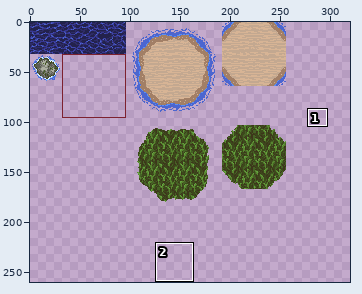
Two states of a sprite sheet, spritesheet.png. The picture above shows the old version from afar; the outline marks the close-up.
Close-up. Old version:
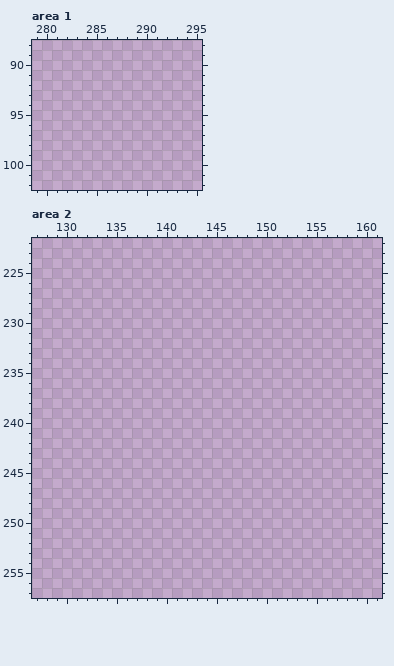
The file is 320x320 pixels. Colours within 5 levels of each other are drawn and written as one. Shown: area 1: x 279..295, y 88..102; area 2: x 127..161, y 222..257. The wide view leaves out empty margins. The commit also changed other parts of the picture, which this record leaves out.
Palette (. is transparent): 
Once edited:
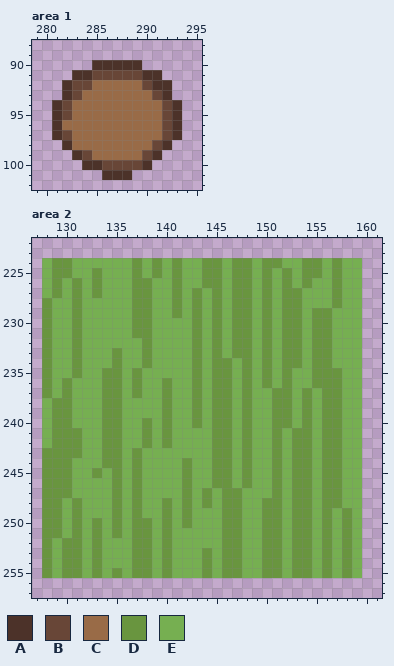
Colours new in this view: A #4c3229  B #684637  C #996b47  D #69953f  E #76af51
Change:
Area 1:
y 90: x 285..289 ..... -> AAAAA
y 91: x 283..291 ......... -> AABBBBBAA
y 92: x 282..292 ........... -> ABBCCCCCBAA
y 93: x 282..292 ........... -> ABCCCCCCCBA
y 94..95: x 281..293 ............. -> ABCCCCCCCCCBA
y 96: x 281..293 ............. -> ACCCCCCCCCCBA
y 97: x 281..293 ............. -> ABCCCCCCCCCBA
y 98: x 282..292 ........... -> ACCCCCCCCBA
y 99: x 283..291 ......... -> ABCCCCCBA
y 100: x 284..290 ....... -> AABBBBA
y 101: x 286..288 ... -> AAA
Area 2:
y 224: x 128..159 ................................ -> EDDEEEEEEDEDEDEEDDEDDEDDEEDDEDEE
y 225: x 128..159 ................................ -> EDDEEDEEEDEDEDEEDDEDDEDEDEDDEDEE
y 226: x 128..159 ................................ -> EDEDEDEEEDDEEDEEDDEDDEDEDEDEEDEE
y 227: x 128..159 ................................ -> EDEDEDEEEDDEEDEDEDEDDEDEDDEEEDEE
y 228: x 128..159 ................................ -> DEEDEEEEEDDEEDEDEDEDDEDEDDEEEDEE
y 229: x 128..159 ................................ -> DEEDEEEEEDDEEDEDEDEDDEDEDDEDDEEE
y 230..231: x 128..159 ................................ -> DEEDEEEEEDDEEEEDEDEDDEDEDDEDDEEE
y 232: x 128..159 ................................ -> DEEDEEEEEEDEEEEDEDEDDEDEDDEDDEEE
y 233: x 128..159 ................................ -> DEEDEEEDEEDEEEEDEDEDDEDEDDEDDEEE
y 234: x 128..159 ................................ -> DEEDEEEDEEDEEEEDEDDEDEDEDDEDDEEE
y 235: x 128..159 ................................ -> DEEDEEDDEDEEEEEDEDDEDEDEDEEDDDEE
y 236: x 128..159 ................................ -> DEDEEEDDEDEEDEEDEDDEDEDEDEEDDDEE
y 237: x 128..159 ................................ -> DEDEEEDDEDEEDEEDEDDEDEEDDEDEDDEE
y 238..239: x 128..159 ................................ -> EDDEEEDDEEEEDEEDEDDEDEEDDEDEDDEE
y 240: x 128..159 ................................ -> EDDEEEDDEEDEDEEDEDDEDEEDDEDEDDEE
y 241..242: x 128..159 ................................ -> EDDDEEDDEEDEDEEEEDDEDEEDEDDEDDEE
y 243: x 128..159 ................................ -> DDDDEEDDEDEEEEEEEDDEDEEDEDDEDDEE
y 244: x 128..159 ................................ -> DDDEEEDDEDEEEEDEEDDEDEEDEDDEDDEE
y 245: x 128..159 ................................ -> DDDEEDEDEDEEEEDEEDDEDEEDEDDEDDEE
y 246: x 128..159 ................................ -> DDDEEEEDEDEEEEDEEDDEDEEDEDDEDDEE
y 247: x 128..159 ................................ -> DDDEEEEDEDEEEEDEDEDDEEEDEDDEDDEE
y 248: x 128..159 ................................ -> DDEDEEEDEDEEDEDEDEDDEEDDEDDEDDEE
y 249: x 128..159 ................................ -> DDEDEEEDEDEEDEDEEEDDEEDDEDDEDEDE
y 250: x 128..159 ................................ -> DDEDEDEDEDDEDEDEEEDDEEDDEDDEDEDE
y 251: x 128..159 ................................ -> DDEDEDEDEDDEDEEEEEDDEEDDEDDEDEDE
y 252: x 128..159 ................................ -> DEDDEDEEEDDEDEEEEEDDEEDDEDDEDEDE
y 253..254: x 128..159 ................................ -> DEDDEDEEEDDEDEEEDEDDEEDDEDDEDEDE
y 255: x 128..159 ................................ -> DEDDEDEDEDDEDEEEDEDDEEDDEDDEDEDE
